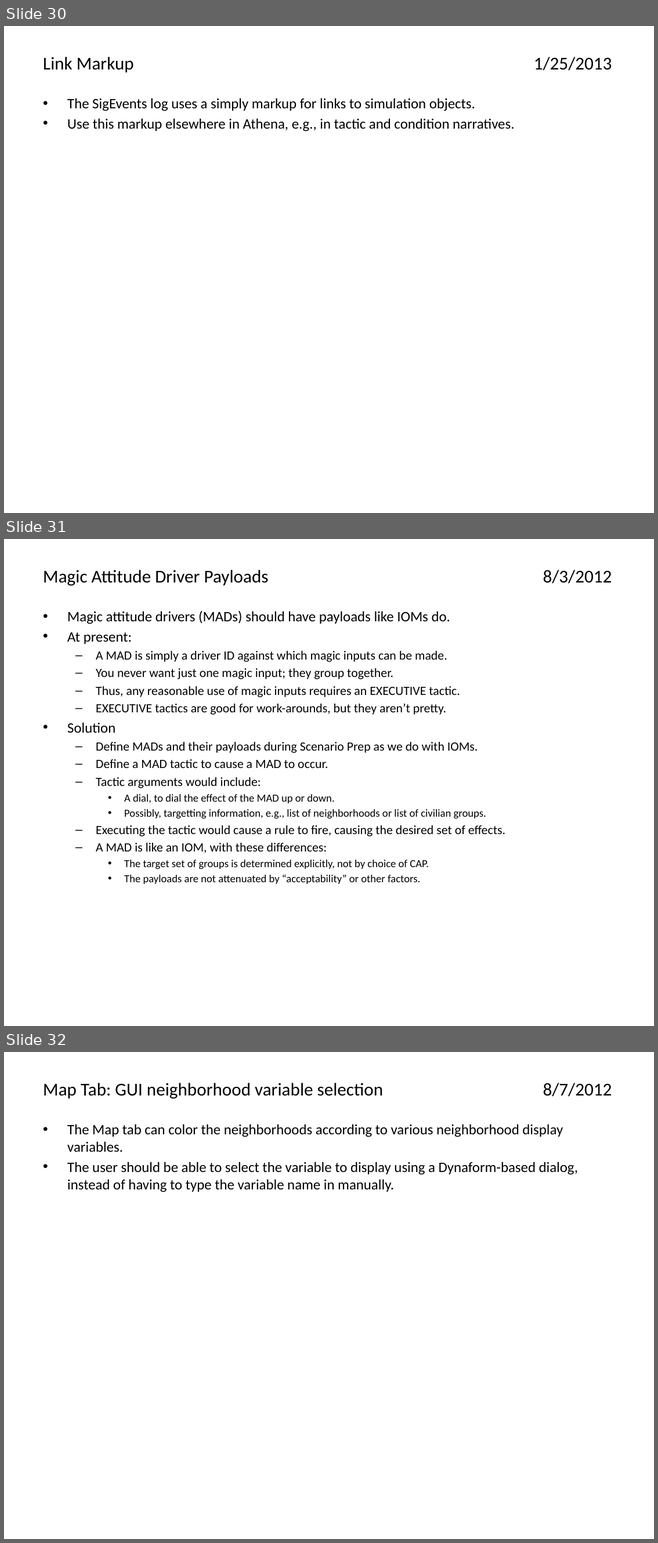
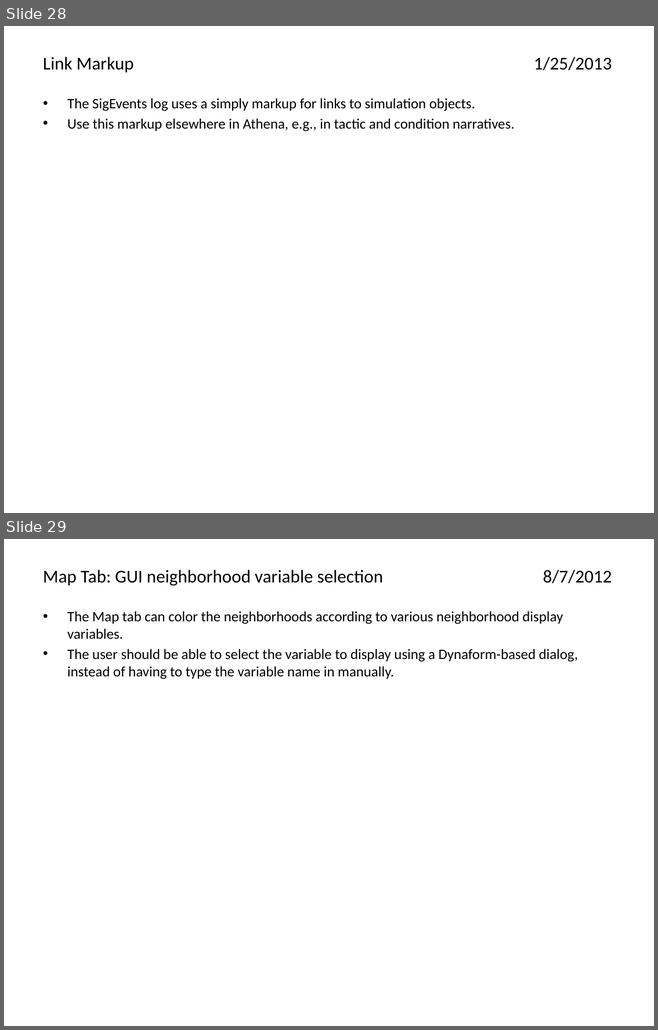
Before and after one commit to AthenaModel/athena-legacy, a slide deck: docs/dev/ideas.pptx. Shown one above the other, each under a label of ours: slides 30, 31 and 32 before the commit, slides 28 and 29 after it. The pictures are 658x1543 and 658x1030 pixels, drawn with LibreOffice and Linux fonts; fonts in the diff are those of the drawing. Boxes give left, top, right and bottom in pixels: in the first picture for what was removed or moved away, otherwise in the second. Text is boxed around its words. In the diff, an @@ line names an element or a change of style, - is before the commit and + after.

Commit message:
Updated the Athena Idea List, removing ideas that have been implemented.

```diff
--- a/docs/dev/ideas.pptx
+++ b/docs/dev/ideas.pptx
@@ slide 31 removed at <box>4,539,654,1026</box>, background #FFFFFF @@
@@ title removed at <box>43,570,612,586</box> @@
-Magic Attitude Driver Payloads 8/3/2012
@@ text removed at <box>67,611,505,884</box> @@
-• Magic attitude drivers (MADs) should have payloads like IOMs do.
-• At present:
-  – A MAD is simply a driver ID against which magic inputs can be made.
-  – You never want just one magic input; they group together.
-  – Thus, any reasonable use of magic inputs requires an EXECUTIVE tactic.
-  – EXECUTIVE tactics are good for work-arounds, but they aren’t pretty.
-• Solution
-  – Define MADs and their payloads during Scenario Prep as we do with IOMs.
-  – Define a MAD tactic to cause a MAD to occur.
-  – Tactic arguments would include:
-    • A dial, to dial the effect of the MAD up or down.
-    • Possibly, targetting information, e.g., list of neighborhoods or list of civilian groups.
-  – Executing the tactic would cause a rule to fire, causing the desired set of effects.
-  – A MAD is like an IOM, with these differences:
-    • The target set of groups is determined explicitly, not by choice of CAP.
-    • The payloads are not attenuated by “acceptability” or other factors.
@@ what was slide 30 is now slide 28 @@
@@ what was slide 32 is now slide 29 @@
```
Also in this commit, not shown: 1 slide changed, 4 other slides removed.
